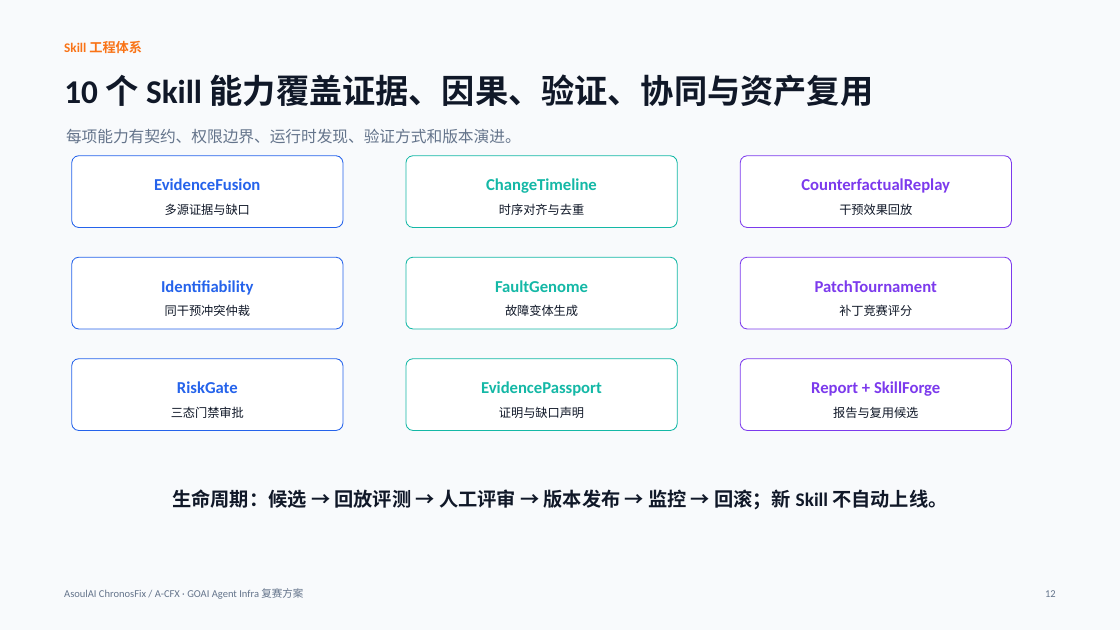
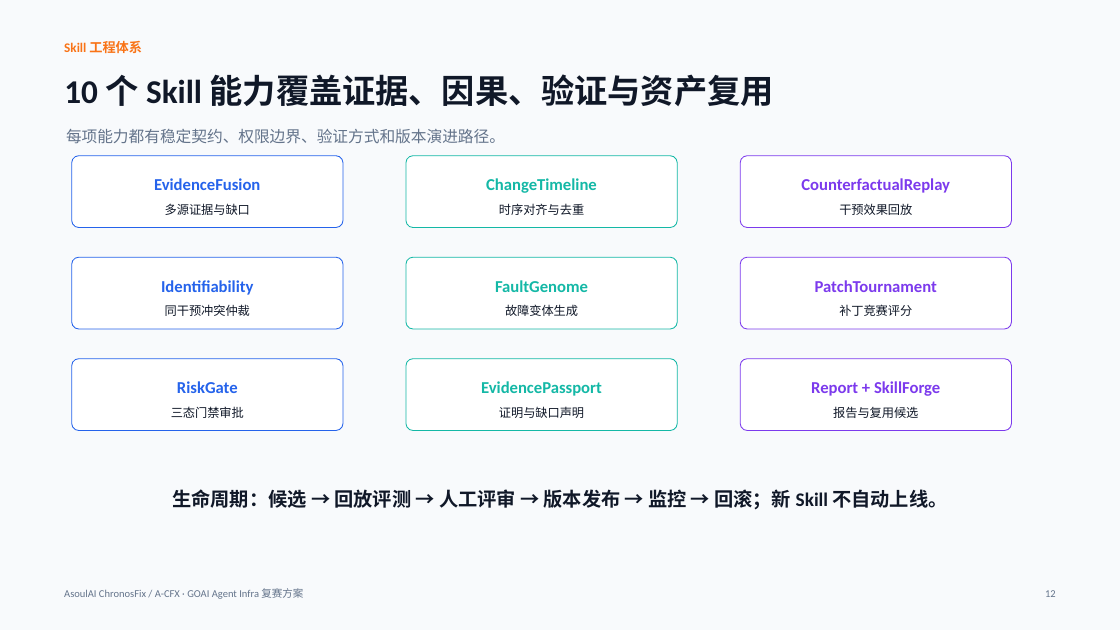
Before and after one commit to ASOUL-Official/asoulai-chronosfix, a slide deck: slide 12 of submission/ChronosFix_复赛方案.pptx. Drawn at 1120x630 pixels with LibreOffice and Linux fonts; fonts in the diff are those of the drawing. Boxes give left, top, right and bottom in pixels: in the first picture for what was removed or moved away, otherwise in the second. Text is boxed around its words. In the diff, an @@ line names an element or a change of style, - is before the commit and + after.

```diff
--- a/submission/ChronosFix_复赛方案.pptx
+++ b/submission/ChronosFix_复赛方案.pptx
@@ text at (64,74,774,106): text changed @@
-10 个 Skill 能力覆盖证据、因果、验证、协同与资产复用
+10 个 Skill 能力覆盖证据、因果、验证与资产复用
@@ text at (66,129,505,143): text changed @@
-每项能力有契约、权限边界、运行时发现、验证方式和版本演进。
+每项能力都有稳定契约、权限边界、验证方式和版本演进路径。
```
Also in this commit, not shown: 11 other slides changed, 12 other files.
